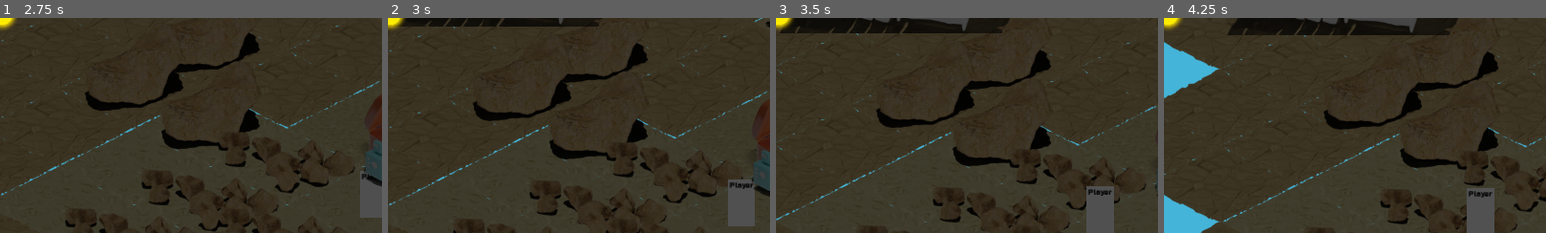
Above: before the commit, frames 1-4 (left to right).
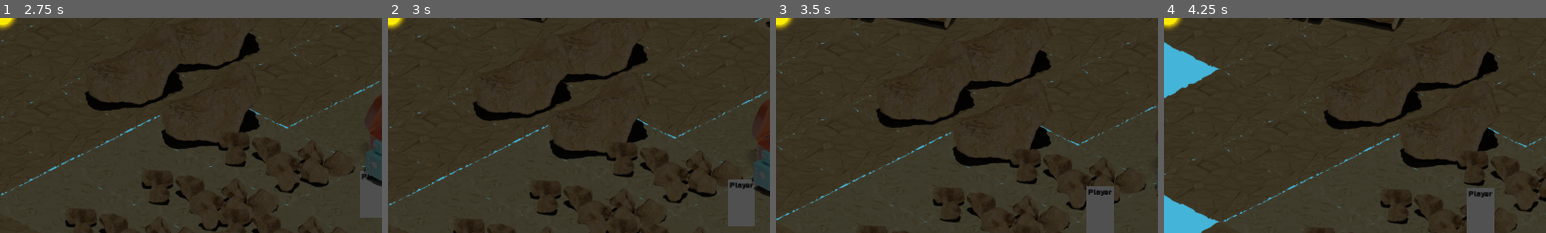
Above: after the commit, the same moments.

Repository: lorentzo/jagoda-jam
Game: Godot game, scene res://Scenes/MainMenu.tscn
Two runs of this game, one before a commit and one after it. Both use one fixed random seed, a clock stepped at 60 frames per second and the inputs below.
Inputs:
- Up to frame 1 (2.75 s): click "Play" at 0.5 s; tap Enter at 1.25 s; hold Up (walk-up) from 1.28 s (still down)
- Up to frame 2 (3 s): release Up (walk-up) at 2.78 s; hold Left (walk-left) from 2.78 s (still down)
- Up to frame 3 (3.5 s): keep holding Left (walk-left)
- Up to frame 4 (4.25 s): keep holding Left (walk-left)
The pictures show only the part of the screen within x 0-50%, y 0-50%; the shares and areas given below are measured in that part.

Frame 1 is identical in both runs. In frame 2, 1.8% of the frame differs, in the area x 2-56%, y 0-4%; in frame 3, 3.5%; in frame 4, 4.0%, in the area x 16-77%, y 0-8%.

Commit message:
update and finish crib (open to enhancements)

Diff:
--- a/jagoda/Assets/Crib/crib.tscn
+++ b/jagoda/Assets/Crib/crib.tscn
@@ -1,18 +1,18 @@
 [gd_scene load_steps=3 format=3 uid="uid://w6l2taxwsdcp"]
 
-[ext_resource type="Texture2D" uid="uid://8cdu0mxj8cw4" path="res://Assets/Crib/Texture/crib_tmp.png" id="1_gl0ik"]
+[ext_resource type="Texture2D" uid="uid://c432tah0h0bvh" path="res://Assets/Crib/Texture/crib_instance.png" id="1_witup"]
 
 [sub_resource type="CapsuleShape2D" id="CapsuleShape2D_r1fh5"]
-radius = 170.0
-height = 342.0
+radius = 210.0
+height = 420.0
 
 [node name="Crib" type="Node2D"]
 
 [node name="StaticBody2D" type="StaticBody2D" parent="."]
 
 [node name="Sprite2D" type="Sprite2D" parent="StaticBody2D"]
-texture = ExtResource("1_gl0ik")
+texture = ExtResource("1_witup")
 
 [node name="CollisionShape2D" type="CollisionShape2D" parent="StaticBody2D"]
-position = Vector2(2, 49)
+position = Vector2(-9, 32)
 shape = SubResource("CapsuleShape2D_r1fh5")
Binary file added: jagoda/Assets/Crib/Texture/crib_instance.png
Not shown, added: jagoda/Assets/Crib/Texture/crib_instance.png.import
Binary file removed: jagoda/Assets/Crib/Texture/crib_tmp.png
Not shown, removed: jagoda/Assets/Crib/Texture/crib_tmp.png.import
Not shown, added: art/crib/Textures/krita/jagoda_jam_tex.kra
Not shown, added: art/crib/Textures/krita/jagoda_jam_tex.kra~
Not shown, added: art/crib/Textures/krita/wood.png
Not shown, added: art/crib/Textures/krita/wood2.png
Not shown, changed: art/crib/crib.blend
Not shown, changed: art/crib/crib.blend1
Not shown, added: art/crib/crib_instance/crib_instance.blend
Not shown, added: art/crib/crib_instance/crib_instance.blend1
(and 4 more such lines)
